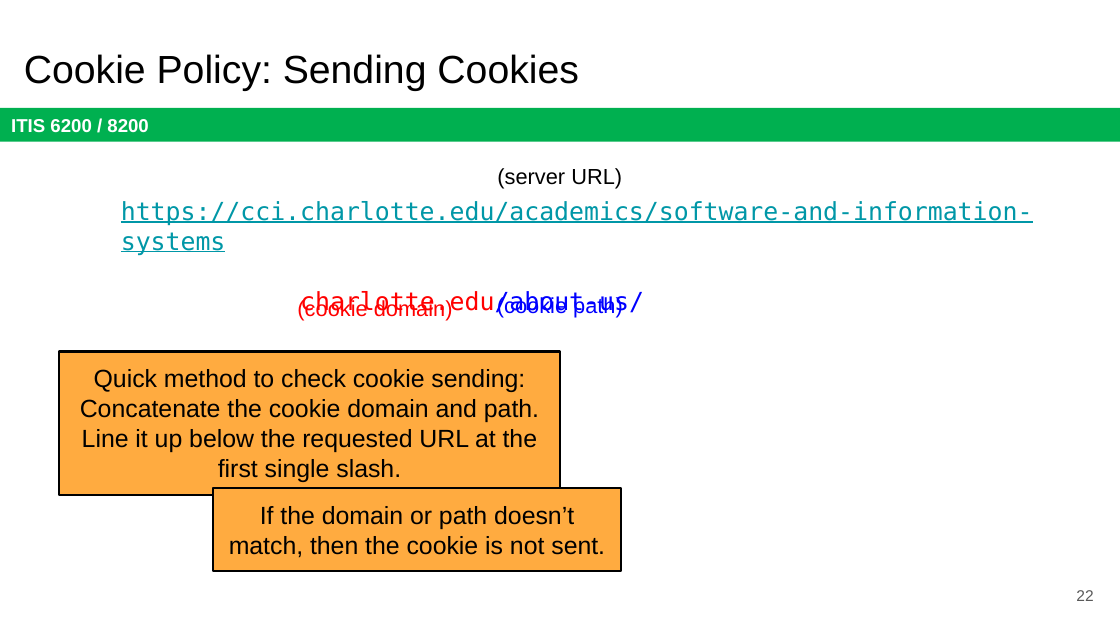
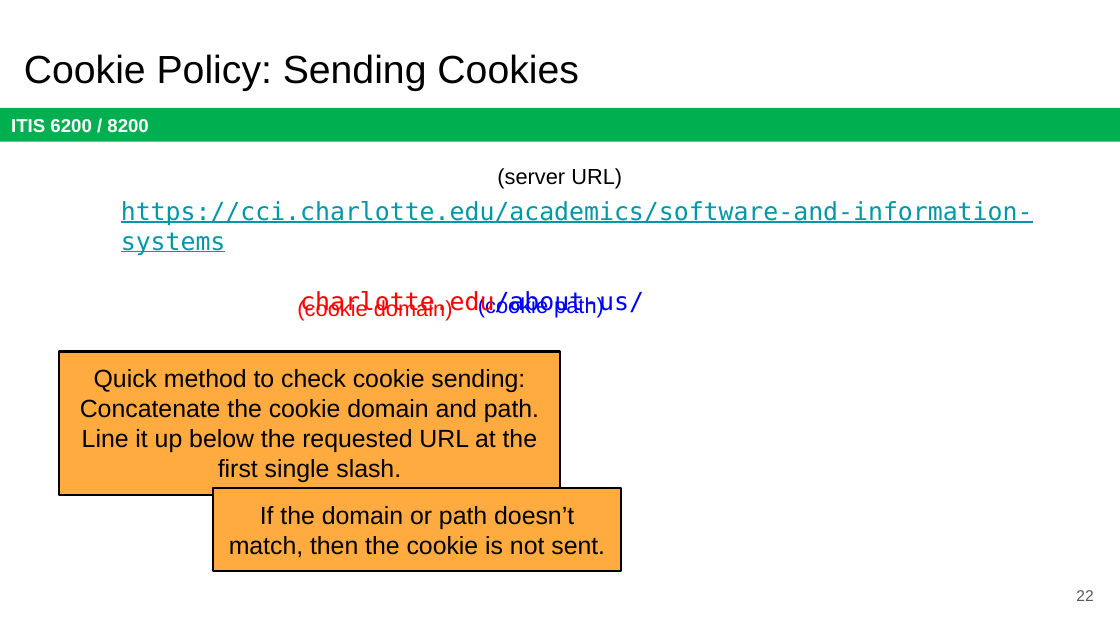
Before and after one commit to jx5c/github.io, a slide deck: slide 22 of teaching/ITIS6200/2023fa/lectures/lec11.pptx. Drawn at 1120x630 pixels with LibreOffice and Linux fonts; fonts in the diff are those of the drawing. Boxes give left, top, right and bottom in pixels: in the first picture for what was removed or moved away, otherwise in the second. Text is boxed around its words. In the diff, an @@ line names an element or a change of style, - is before the commit and + after.

```diff
--- a/teaching/ITIS6200/2023fa/lectures/lec11.pptx
+++ b/teaching/ITIS6200/2023fa/lectures/lec11.pptx
@@ text "(cookie path)": place and size @@
-text "(cookie path)" at <box>497,296,623,318</box>
+text "(cookie path)" at <box>478,296,604,318</box>
```
Also in this commit, not shown: 18 other slides changed.
